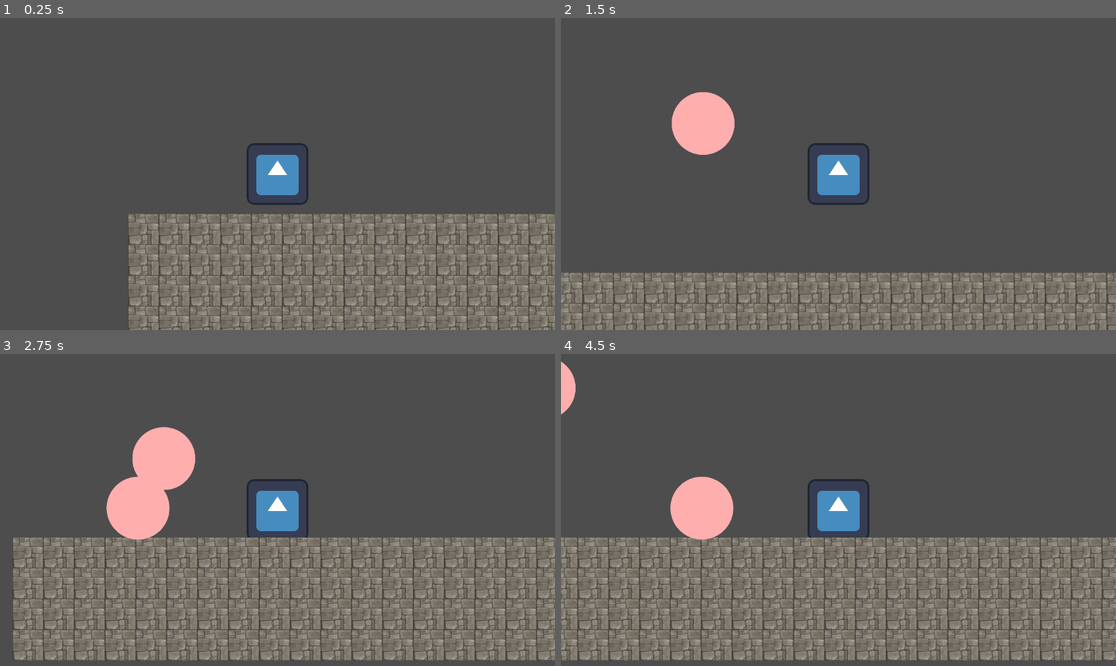
Above: before the commit, frames 1-4 (two rows, left to right).
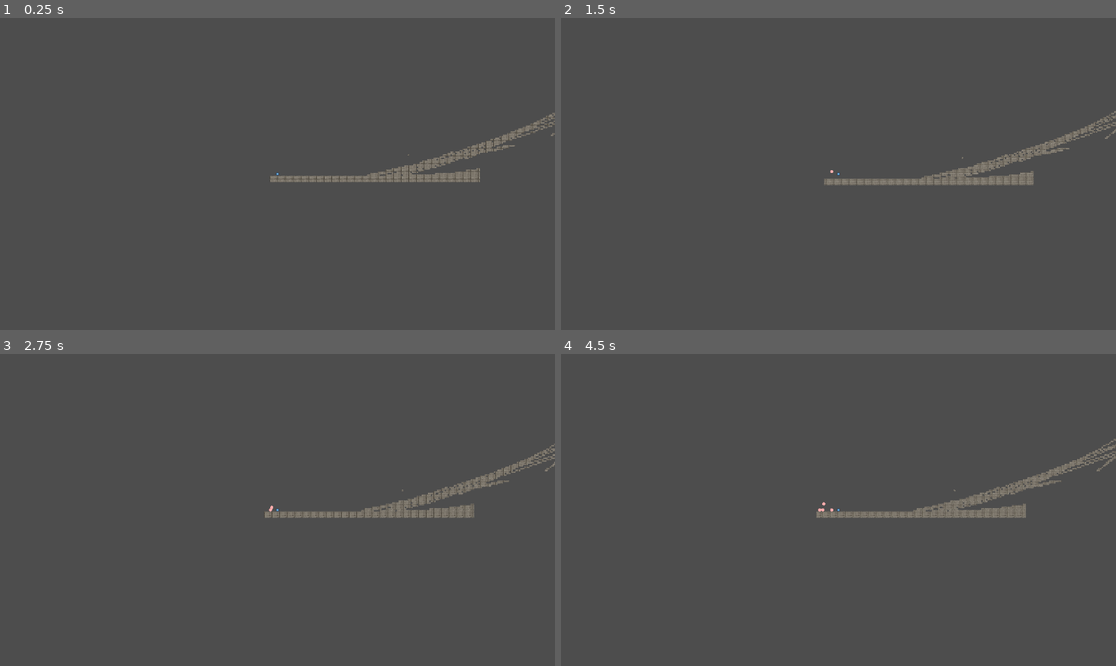
Above: after the commit, the same moments.

Repository: Sogrief/stairs
Game: Godot game, scene res://scenes/level/main.tscn
The game is run twice, just before and just after one commit, with the same random seed, the same clock (stepped at 60 frames per second) and the same inputs. The engine's default icon, where the game draws it, is replaced by a stand-in: a white triangle on a blue panel in a dark square.
Inputs:
- Up to frame 1 (0.25 s): no input
- Up to frame 2 (1.5 s): hold Right (move_right) from 0.53 s (still down); tap Up (jump) at 0.77 s
- Up to frame 3 (2.75 s): tap Up (jump) at 1.52 s; release Right (move_right) at 2.03 s; hold Left (move_left) from 2.03 s (still down)
- Up to frame 4 (4.5 s): release Left (move_left) at 2.78 s; hold Right (move_right) 2.78-4.28 s; tap Up (jump) at 3.02, 3.77 s; hold Left (move_left) from 4.28 s (still down)

The runs differ from the first frame. In frame 1, 27% of the frame differs, in the area x 23-100%, y 30-100%; in frame 2, 21%; in frame 3, 39%, in the area x 2-100%, y 23-99%; in frame 4, 38%.

Commit message:
rectification de l'instanciation des projectiles lorsque le spawn bouge

Diff:
--- a/scenes/level/main.tscn
+++ b/scenes/level/main.tscn
@@ -88,9 +88,9 @@
 position = Vector2(715, 173)
 rotation = -0.0107468
 
-[node name="sprite_2d" type="Sprite2D" parent="path_2d/path_follow_2d"]
+[node name="projectile_launcher" type="Sprite2D" parent="path_2d/path_follow_2d"]
 unique_name_in_owner = true
 texture = ExtResource("6_mlxdq")
 
-[connection signal="child_entered_tree" from="projectiles" to="player" method="_on_projectiles_child_entered_tree"]
+[connection signal="child_entered_tree" from="." to="player" method="_on_main_child_entered_tree"]
 [connection signal="pressed" from="game_over_menu/menu/center_container/vbox_container/button" to="." method="_on_button_pressed"]
--- a/scenes/level/scripts/spawn_projectiles.gd
+++ b/scenes/level/scripts/spawn_projectiles.gd
@@ -1,7 +1,8 @@
 extends Node2D
 
 @export var projectile : PackedScene
-@onready var projectile_launcher := %sprite_2d # lanceur de projectile
+@onready var projectile_launcher : Sprite2D = %projectile_launcher
+@onready var projectiles_spawn : Node2D = %projectiles
 @onready var path : Path2D = %path_2d # parcours 2D de la map
 @onready var path_follow : PathFollow2D = %path_follow_2d
 @onready var player : CharacterBody2D = %player # joueur
@@ -13,25 +14,30 @@
 
 func _ready():
 	path_points = get_all_points_from_path(path) # récupération de tous les points du path2D
+	closest_point = path_points[get_closest_path_point(path_points, player_position)]
 
 func _process(delta):
 	player_position = player.global_position
-	closest_point = path_points[get_closest_path_point(path_points, player_position)]
 
-	var player_distance = path.curve.get_closest_offset(closest_point) #distance approximative parcourue
-	var progress_ratio = player_distance / path.curve.get_baked_length() #progress ratio approximatif du joueur
-	#print(path.curve.get_baked_length())
+	if closest_point != path_points[get_closest_path_point(path_points, player_position)]: # si le point le plus proche a changé
+		self.global_position = projectile_launcher.global_position # mise à jour de la position du spawn des projectiles
+		closest_point = path_points[get_closest_path_point(path_points, player_position)] # mise à jour du point le plus proche
+
+	var player_distance = path.curve.get_closest_offset(closest_point) # distance approximative parcourue
+	var progress_ratio = player_distance / path.curve.get_baked_length() # progress ratio approximatif du joueur
 
 	path_follow.progress_ratio = progress_ratio + 0.2
 
+	#spawn des projectiles
 	timer -= delta
 
 	if timer < 0.0:
 		timer = 1.0
 
 		# ajout d'un nouveau projectile
-		var projectile_instance = projectile.instantiate()
-		add_child(projectile_instance)
+		var projectile_instance = projectile.instantiate() # création d'une instance du projectile
+		get_tree().current_scene.add_child(projectile_instance) # ajout du projectile à la scène
+		projectile_instance.global_position = self.global_position # spécifie la position du projectile égale à celle du spawner
 
 
 func get_closest_path_point(points : Array, player_pos : Vector2):
@@ -42,7 +48,6 @@
 		distances_from_player.append(distance) # ajout de chaque distance dans un tableau
 
 	return distances_from_player.find(distances_from_player.min()) # retourne l'indice du point le plus proche du joueur
-
 
 
 func get_all_points_from_path(path : Path2D) -> Array: # méthode qui récupère tous les points du Path 2D
--- a/scenes/player/player.tscn
+++ b/scenes/player/player.tscn
@@ -26,6 +26,7 @@
 shape = SubResource("CircleShape2D_ctxvo")
 
 [node name="camera_2d" type="Camera2D" parent="."]
+zoom = Vector2(0.05, 0.05)
 
 [connection signal="body_entered" from="area_2d" to="." method="_on_area_2d_body_entered"]
 [connection signal="body_exited" from="area_2d" to="." method="_on_area_2d_body_exited"]
--- a/scenes/player/scripts/player.gd
+++ b/scenes/player/scripts/player.gd
@@ -41,6 +41,6 @@
 	if body is TileMap:
 		pass
 
-func _on_projectiles_child_entered_tree(node):
-	if node is projectile:
+func _on_main_child_entered_tree(node):
+	if node is projectile: # vérifie si un projectile est ajouté à la scène
 		node.player_collision.connect(death)
